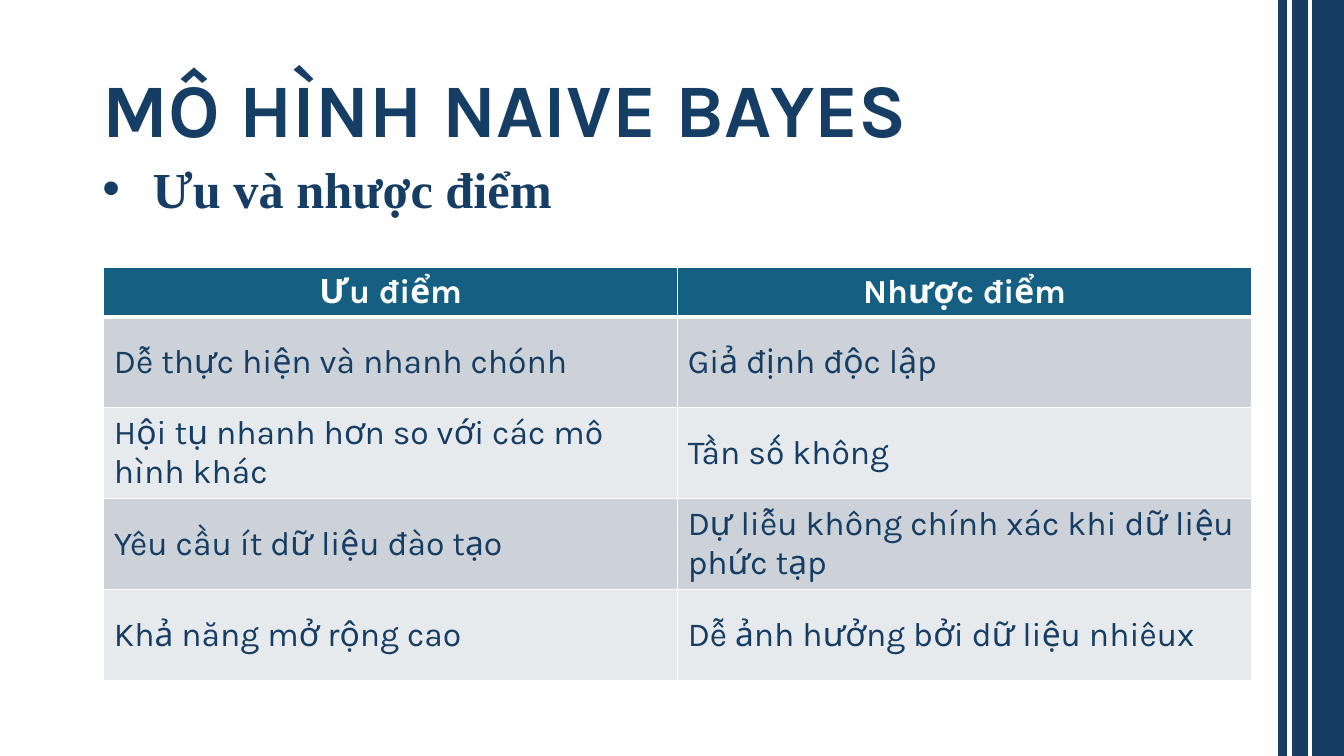
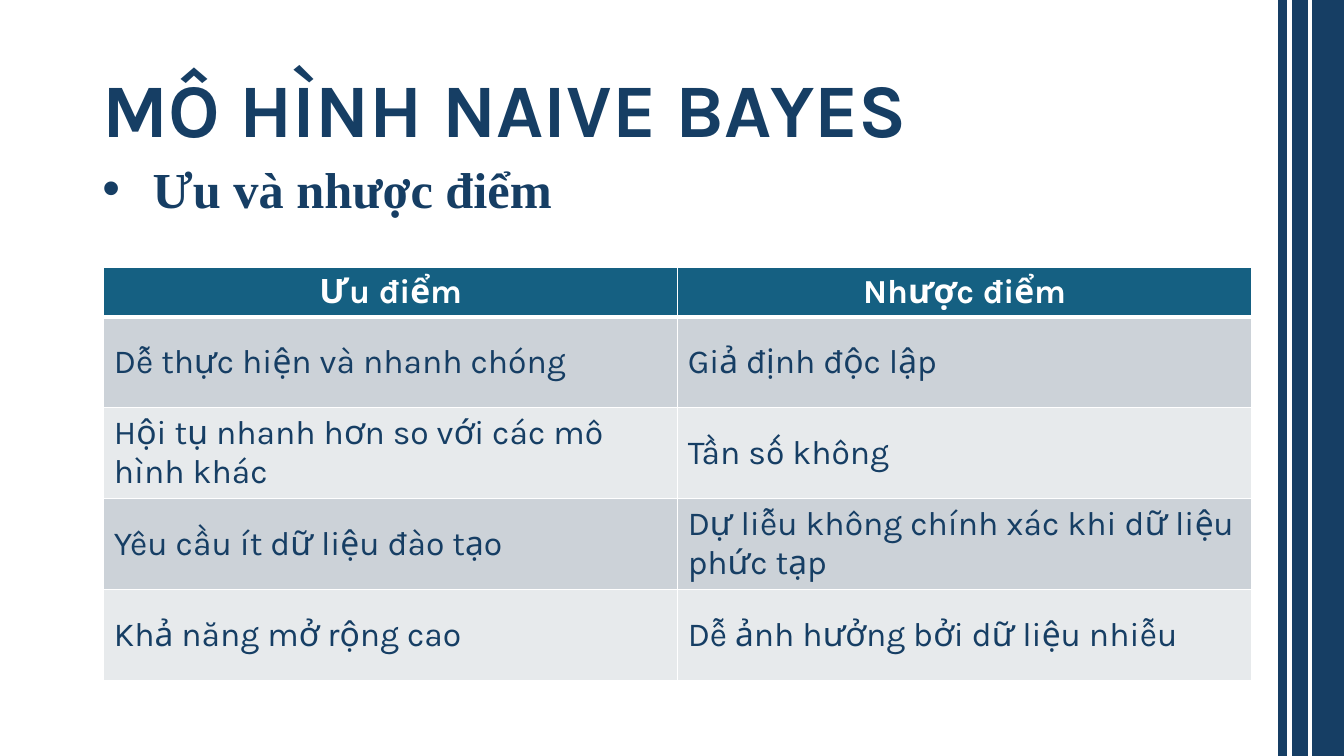
Before and after one commit to LPHuu0407/Computer-Science-Project-2, a slide deck: slide 20 of REPORT/PP_BAOCAO.pptx (slide 18 before the commit). Drawn at 1344x756 pixels with LibreOffice and Linux fonts; fonts in the diff are those of the drawing. Boxes give left, top, right and bottom in pixels: in the first picture for what was removed or moved away, otherwise in the second. Text is boxed around its words. In the diff, an @@ line names an element or a change of style, - is before the commit and + after.

```diff
--- a/REPORT/PP_BAOCAO.pptx
+++ b/REPORT/PP_BAOCAO.pptx
@@ table at (104, 268, 1251, 682) @@
-row 2, column 1: Dễ thực hiện và nhanh chónh
+row 2, column 1: Dễ thực hiện và nhanh chóng
-row 5, column 2: Dễ ảnh hưởng bởi dữ liệu nhiêux
+row 5, column 2: Dễ ảnh hưởng bởi dữ liệu nhiễu
```
Also in this commit, not shown: 5 other slides changed, 2 slides added, 11 other files.
